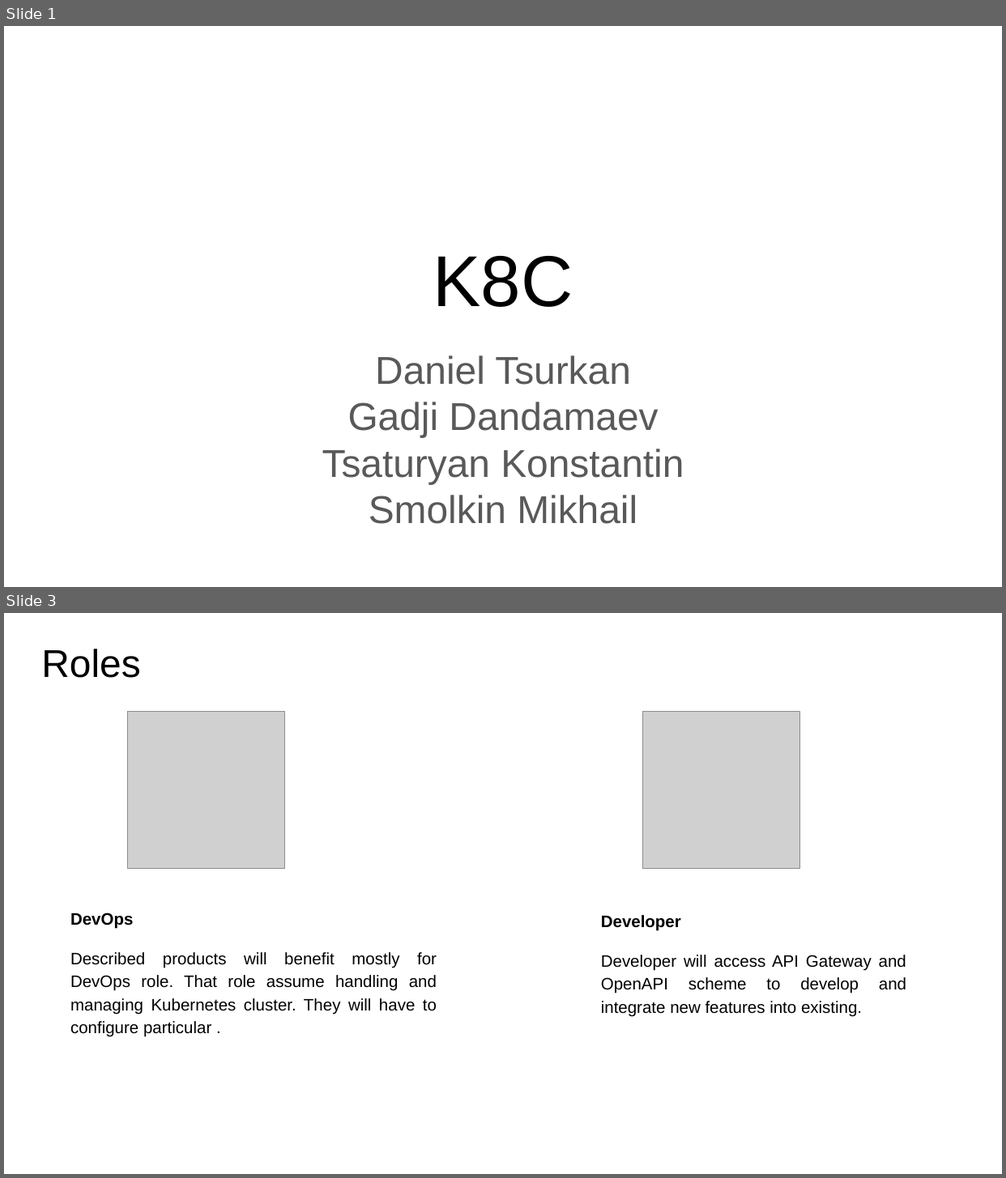
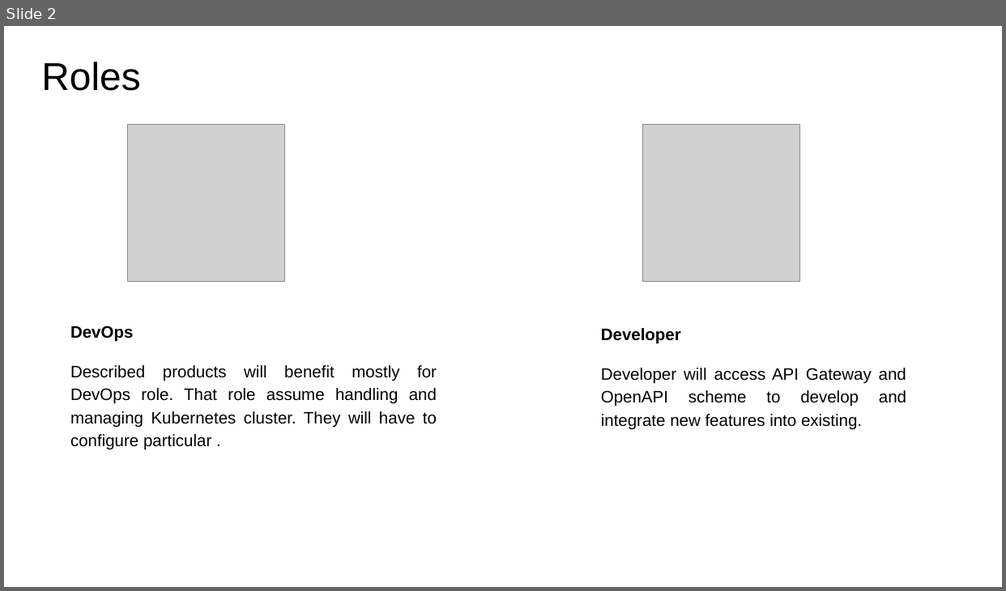
Before and after one commit to fanglores/Advanced-Software-Design, a slide deck: Task 3.pptx. Shown one above the other, each under a label of ours: slides 1 and 3 before the commit, slide 2 after it; the slides between them are not shown. The pictures are 1006x1178 and 1006x591 pixels, drawn with LibreOffice and Linux fonts; fonts in the diff are those of the drawing; grey boxes stand for pictures. Boxes give left, top, right and bottom in pixels: in the first picture for what was removed or moved away, otherwise in the second. Text is boxed around its words. In the diff, an @@ line names an element or a change of style, - is before the commit and + after.

```diff
--- a/Task 3.pptx
+++ b/Task 3.pptx
@@ slide 1 removed at <box>4,26,1002,587</box>, background #FFFFFF @@
@@ title removed at <box>433,256,573,307</box> @@
-K8C
@@ subtitle removed at <box>322,356,684,524</box> @@
-Daniel Tsurkan
-Gadji Dandamaev
-Tsaturyan Konstantin
-Smolkin Mikhail
@@ what was slide 3 is now slide 2 @@
```
Also in this commit, not shown: 1 slide changed, 1 other file.
